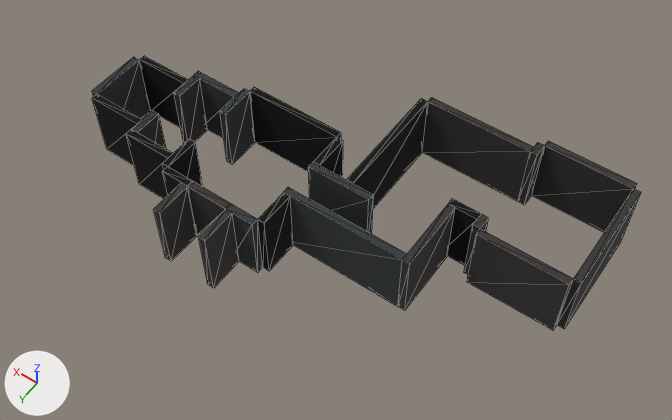
A saved change to the OBJ model Assets/StreamingAssets/Scene1.obj.
Both versions are drawn from a camera (50 mm lens) standing at (-10.1, 35.5, 46.0) and looking at (10.6, 6.4, 0.4). Every picture has the same lights, and +X, +Y and +Z are marked at lower left. Mesh edges are drawn as thin lines. Where no turn or scale is listed for an object, it has been applied to the vertices. Vertices at the same position are counted once.

Names of what the first picture shows: 'Scene1'.
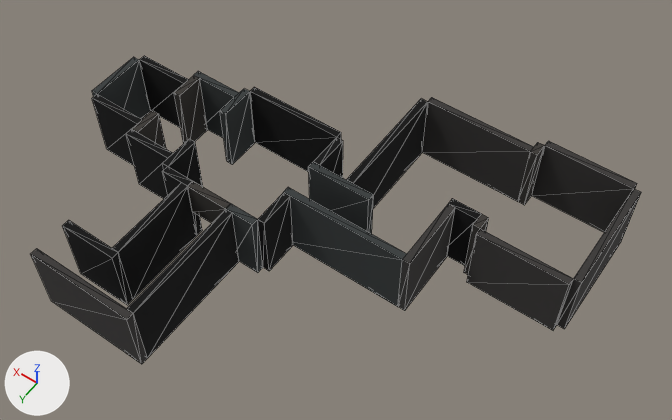
What differs and where, as boxes [x1, y1, x2, y2] in the pictures (672 x 420 px; the box of a moved part takes in the faces that stretch with it):
'Scene1', recoloured, reshaped (11% wider, 12% taller): before [92, 56, 641, 330]; after [31, 56, 641, 364]
part 1 of me_scene1, added (black): after [31, 249, 147, 364]
part 2 of me_scene1, added (black): after [62, 220, 133, 305]
part 3 of me_scene1, moved or reshaped: before [188, 187, 226, 236]; after [188, 187, 226, 223]
part 4 of me_scene1, recoloured: before [198, 209, 239, 288]; after [127, 209, 239, 358]
part 5 of me_scene1, recoloured: before [153, 183, 197, 261]; after [112, 183, 197, 299]

Edits to the bpy script that builds the scene:
```text
Change mat_material_5:
    mat_material_5.base_color: (0.0435, 0.04, 0.038) -> (0.0, 0.0, 0.0)  # black #3b3837 -> black #000000
Change mat_material_6:
    mat_material_6.base_color: (0.0, 0.0, 0.0) -> (0.04, 0.0465, 0.047)  # black #000000 -> black #383d3d
Change mat_material_8:
    mat_material_8.base_color: (0.0435, 0.04, 0.038) -> (0.0, 0.0, 0.0)  # black #3b3837 -> black #000000
Change mat_material_11:
    mat_material_11.base_color: (0.0, 0.0, 0.0) -> (0.0435, 0.04, 0.038)  # black #000000 -> black #3b3837
Change mat_material_12:
    mat_material_12.base_color: (0.04, 0.0465, 0.047) -> (0.0, 0.0, 0.0)  # black #383d3d -> black #000000
Change mat_material_15:
    mat_material_15.base_color: (0.0, 0.0, 0.0) -> (0.04, 0.0465, 0.047)  # black #000000 -> black #383d3d
Change mat_material_16:
    mat_material_16.base_color: (0.0, 0.0, 0.0) -> (0.04, 0.0465, 0.047)  # black #000000 -> black #383d3d
Change mat_material_17:
    mat_material_17.base_color: (0.0435, 0.04, 0.038) -> (0.0, 0.0, 0.0)  # black #3b3837 -> black #000000
Change mat_material_21:
    mat_material_21.base_color: (0.0, 0.0, 0.0) -> (0.0435, 0.04, 0.038)  # black #000000 -> black #3b3837
Change me_scene1:
    verts and faces of me_scene1; kept vertices keep their numbers, new ones are numbered from 210
    remove me_scene1.from_pydata(...)  # 210 vertices, 336 faces; spans x -4.5..28.5, y -4.5..14.0, z -2.5..2.5
    add me_scene1.from_pydata(...)  # 226 vertices, 360 faces; spans x -4.5..28.5, y -4.5..20.5, z -2.5..2.5
    me_scene1 part 1: a new loose piece, a box spanning x 14.5..22.0, y 20.0..20.5, z -2.5..2.5, in mat_material_2 (black #3b3837)
    me_scene1 part 2: a new loose piece, a box spanning x 18.0..22.0, y 17.5..18.0, z -2.5..2.5, in mat_material_19 (black #000000)
    me_scene1 part 3
    add for i in [33, 35, 36, 37]: verts[i] += (0.0, 6.0, 0.0)
    add for i in [65, 67, 68, 69]: verts[i] += (0.0, 3.5, 0.0)
    add for i in [196, 197, 200, 202]: verts[i] += (0.0, 0.0, 2.5)
    me_scene1 part 4: 12 faces spanning x 14.5..15.0, y 11.5..20.0, z -2.5..2.5 switch from mat_material_0 (black #3c3835) to mat_material_5 (black #000000)
    me_scene1 part 5: 12 faces spanning x 18.0..18.5, y 11.5..17.5, z -2.5..2.5 switch from mat_material_0 (black #3c3835) to mat_material_8 (black #000000)
    add me_scene1.materials.append(mat_material_22)  # black #000000
    add me_scene1.materials.append(mat_material_23)  # black #000000
    add me_scene1.materials.append(mat_material_24)  # black #000000
    add me_scene1.materials.append(mat_material_25)  # black #000000
```
